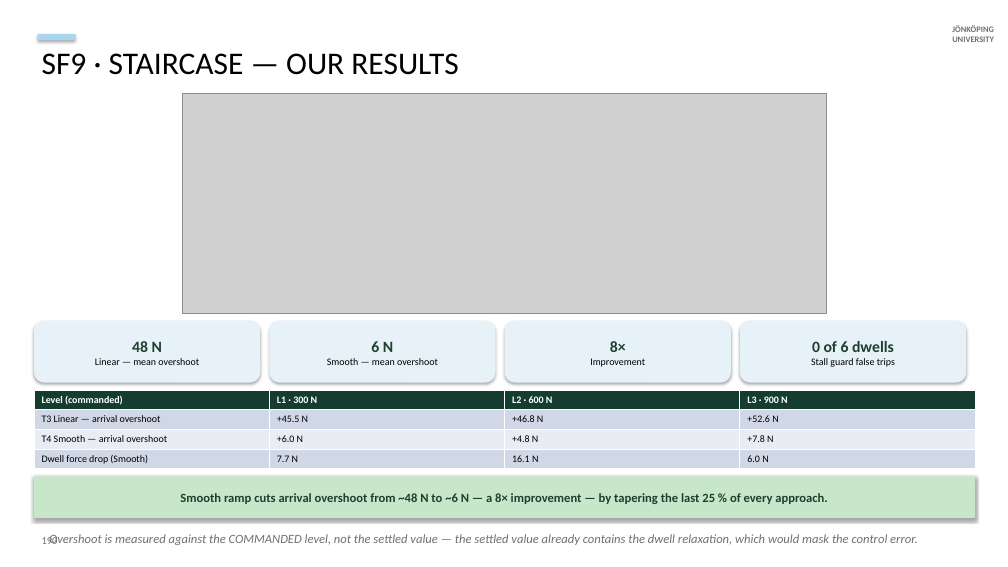
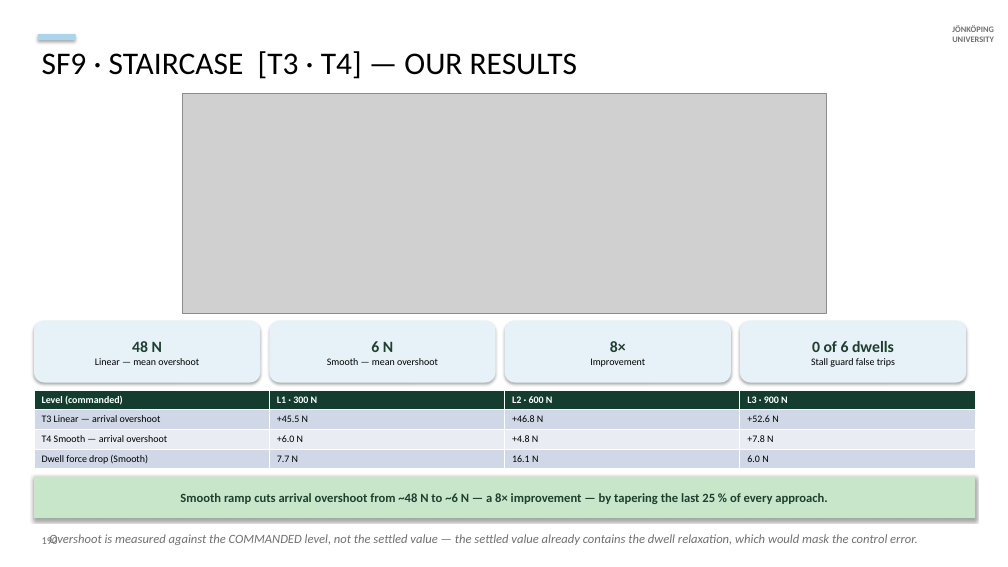
Before and after one commit to cenmir/UTM, a slide deck: slide 50 of documentation/V6a_8_6_20_slides.pptx. Drawn at 1008x567 pixels with LibreOffice and Linux fonts; fonts in the diff are those of the drawing; grey boxes stand for pictures. Boxes give left, top, right and bottom in pixels: in the first picture for what was removed or moved away, otherwise in the second. Text is boxed around its words. In the diff, an @@ line names an element or a change of style, - is before the commit and + after.

```diff
--- a/documentation/V6a_8_6_20_slides.pptx
+++ b/documentation/V6a_8_6_20_slides.pptx
@@ text at bbox=[42, 51, 577, 79]: text changed @@
-SF9 · STAIRCASE — OUR RESULTS
+SF9 · STAIRCASE [T3 · T4] — OUR RESULTS
```
Also in this commit, not shown: 12 other slides changed, 1 slide added, 3 other files.
